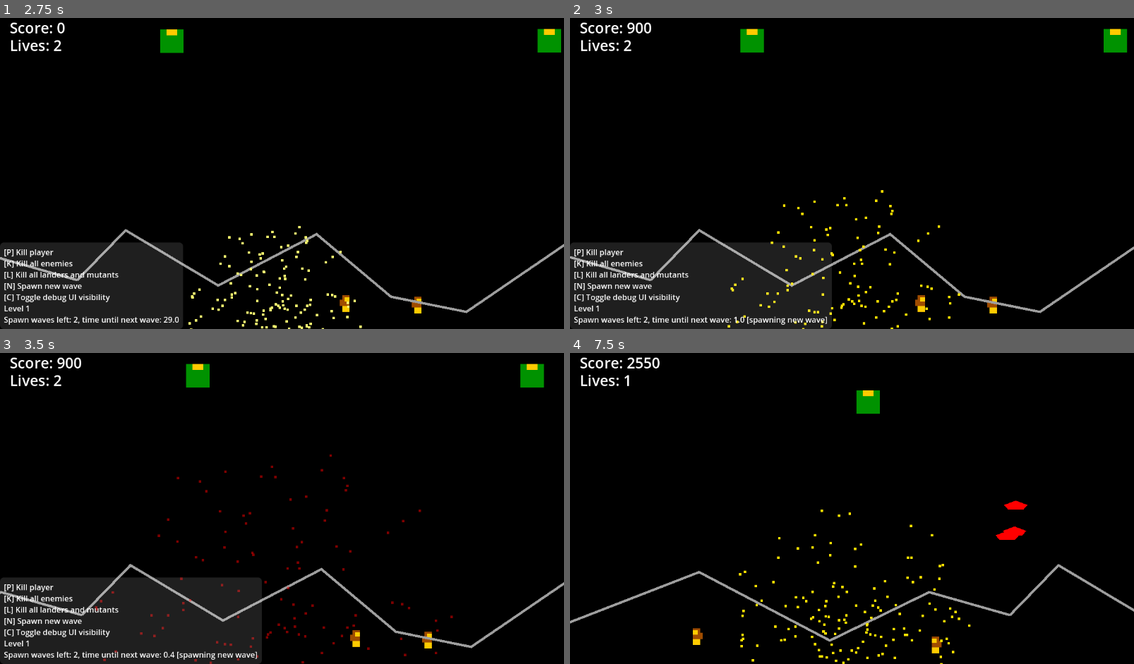
Above: before the commit, frames 1-4 (two rows, left to right).
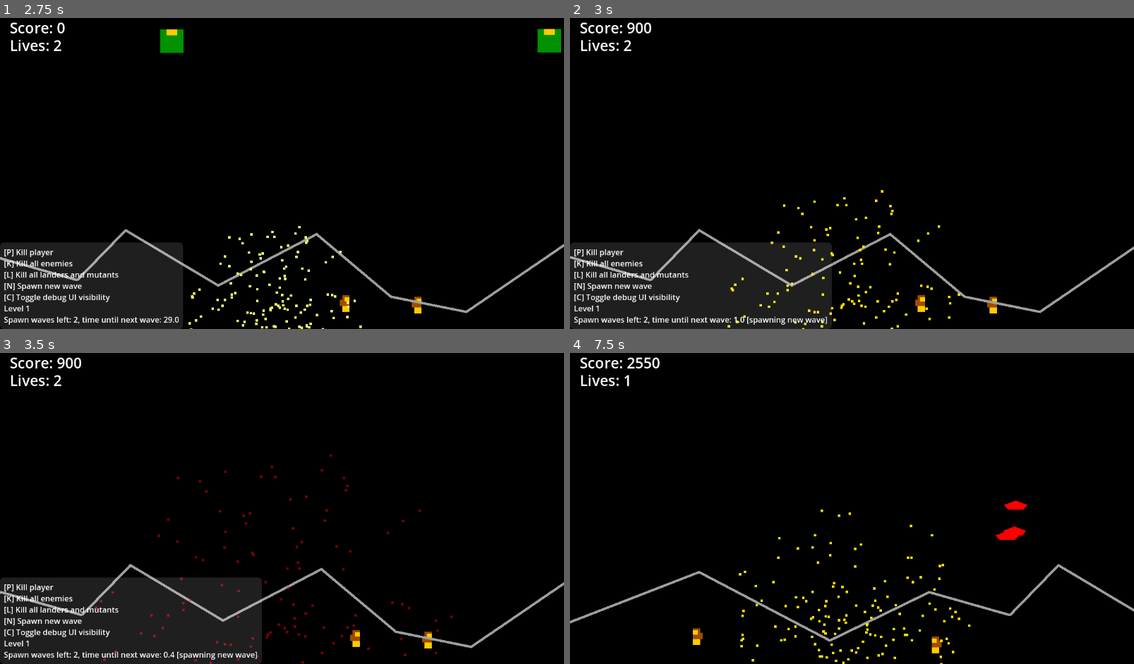
Above: after the commit, the same moments.

Repository: Toxe/godot-defender-clone
Game: Godot game, scene res://scenes/levels/title/title.tscn
Two runs of this game, one before a commit and one after it. Both use one fixed random seed, a clock stepped at 60 frames per second and the inputs below.
Inputs:
- Up to frame 1 (2.75 s): tap Enter at 0.5 s; hold Right (move_right) 0.53-1.28 s; hold Space (fire) 0.53-1.28 s; hold Down (move_down) 1.28-2.03 s; tap C at 1.35 s; hold Right (move_right) from 2.03 s (still down); tap P at 2.1 s
- Up to frame 2 (3 s): release Right (move_right) at 2.78 s; hold Up (move_up) from 2.78 s (still down); tap K at 2.85 s
- Up to frame 3 (3.5 s): keep holding Up (move_up)
- Up to frame 4 (7.5 s): release Up (move_up) at 3.53 s; hold Left (move_left) 3.53-5.03 s; tap L at 3.6 s; tap N at 4.35 s; hold Down (move_down) 5.03-5.78 s; hold Space (fire) 5.03-5.78 s; hold Right (move_right) 5.78-6.53 s; tap C at 5.85 s; hold Up (move_up) 6.53-7.28 s; tap P at 6.6 s; hold Right (move_right) from 7.28 s (still down); tap K at 7.35 s

Frame 1 is identical in both runs. In frame 2, 0.7% of the frame differs, in the area x 30-99%, y 3-12%; in frame 3, 0.7%, in the area x 32-97%, y 3-12%; in frame 4, 0.3%.

Commit message:
Must call Enemy _ready()

Diff:
--- a/G01_Defender/scenes/enemies/lander.gd
+++ b/G01_Defender/scenes/enemies/lander.gd
@@ -2,6 +2,8 @@
 
 
 func _ready():
+    super()
+
     var height = $HitboxComponent/CollisionShape2D.shape.size.y
     $MovementComponent.clamp_position_top = height + 10
     $MovementComponent.clamp_position_bottom = get_viewport().get_visible_rect().size.y - height - 10
